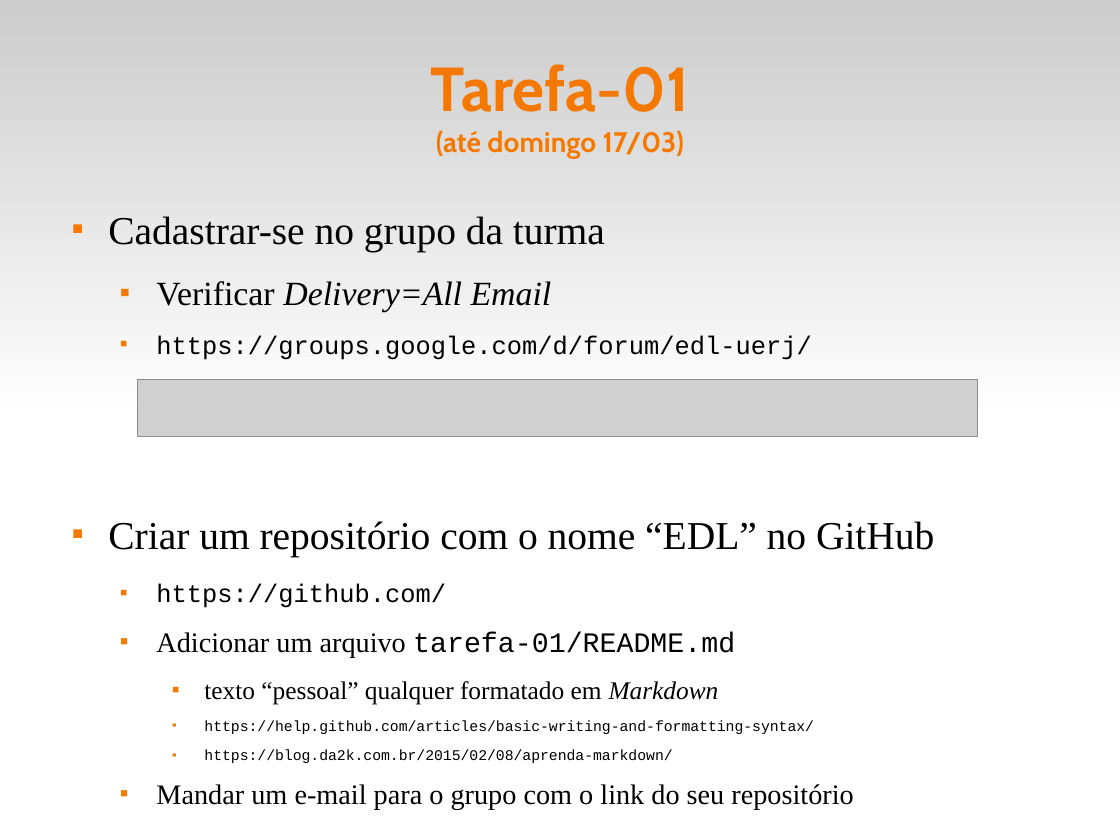
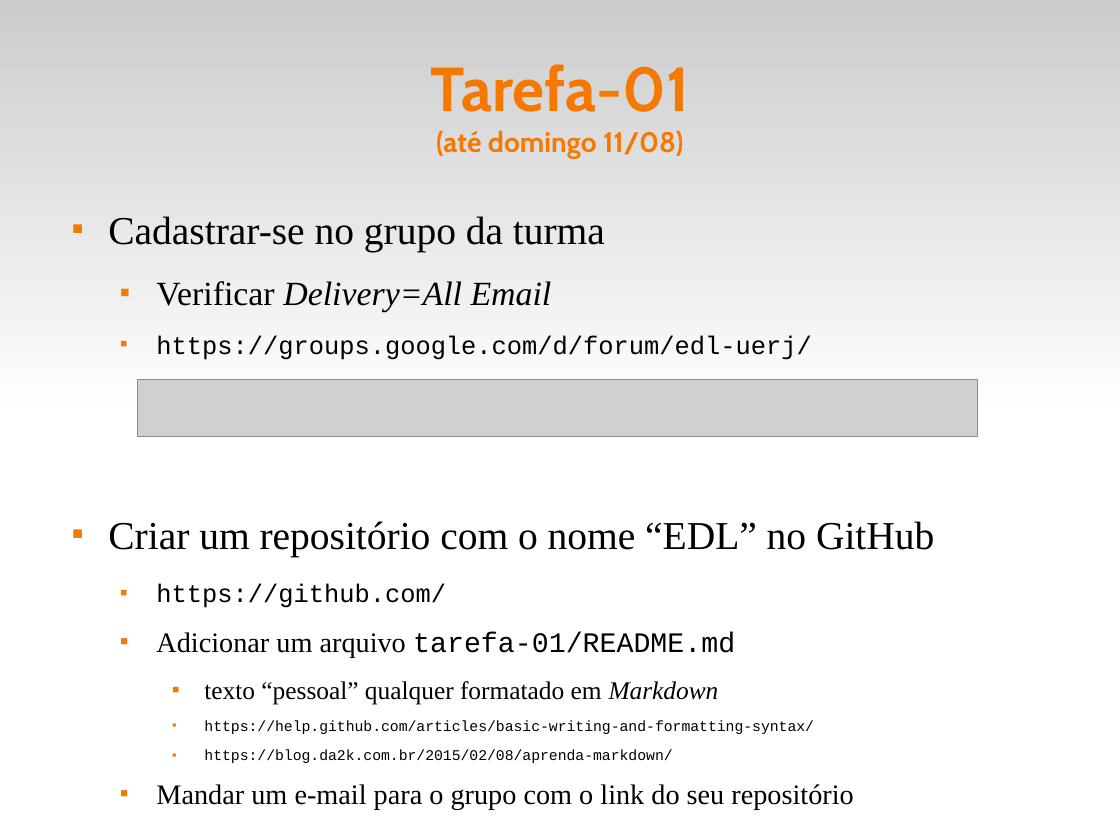
Before and after one commit to fsantanna-uerj/EDL, a slide deck: slide 9 of slides/edl-00.odp. Drawn at 1120x840 pixels with LibreOffice and Linux fonts; fonts in the diff are those of the drawing; grey boxes stand for pictures. Boxes give left, top, right and bottom in pixels: in the first picture for what was removed or moved away, otherwise in the second. Text is boxed around its words. In the diff, an @@ line names an element or a change of style, - is before the commit and + after.

```diff
--- a/slides/edl-00.odp
+++ b/slides/edl-00.odp
@@ title at (x1=430, y1=64, x2=689, y2=158): text changed @@
-Tarefa-01
-(até domingo 17/03)
+Tarefa-01
+(até domingo 11/08)
```
Also in this commit, not shown: 5 other slides changed, 3 other files.
